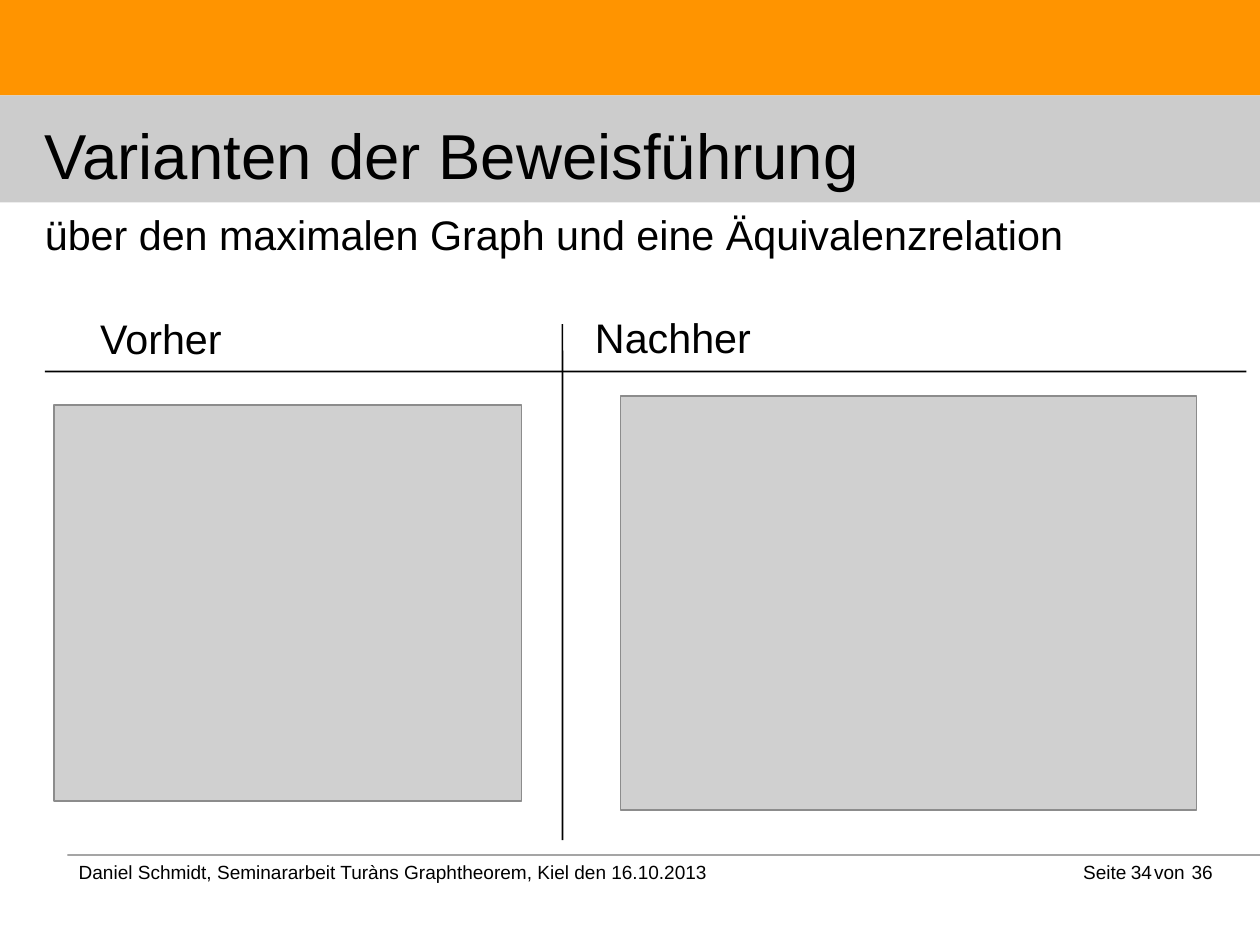
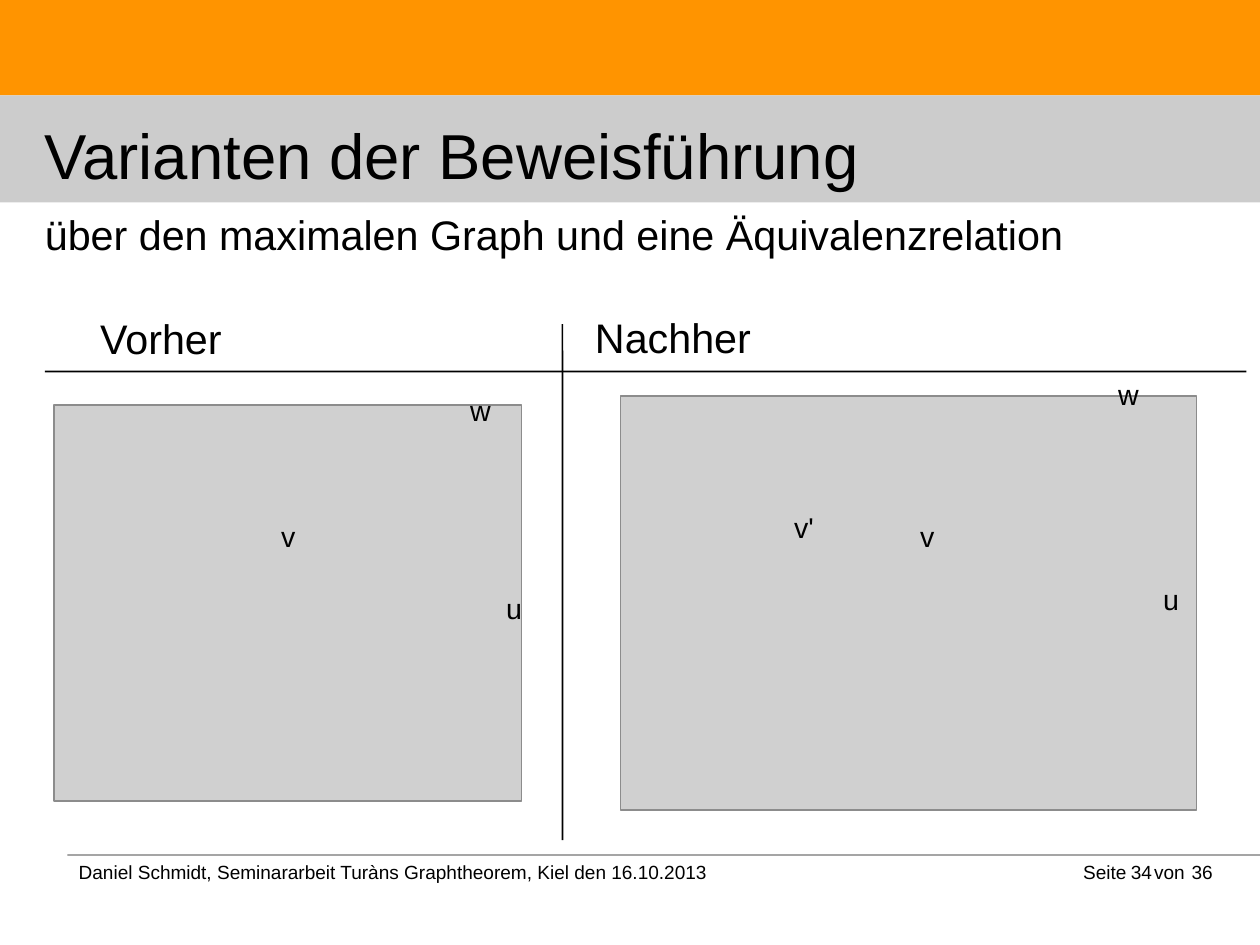
Before and after one commit to DanielMSchmidt/kombinatorik, a slide deck: slide 34 of Kombinatorik.odp. Drawn at 1260x945 pixels with LibreOffice and Linux fonts; fonts in the diff are those of the drawing; grey boxes stand for pictures. Boxes give left, top, right and bottom in pixels: in the first picture for what was removed or moved away, otherwise in the second. Text is boxed around its words. In the diff, an @@ line names an element or a change of style, - is before the commit and + after.

```diff
--- a/Kombinatorik.odp
+++ b/Kombinatorik.odp
@@ text added at (1118,383,1139,405), 18 pt, text #000000 @@
+w
@@ text added at (470,398,491,421), 18 pt, text #000000 @@
+w
@@ text added at (281,532,295,547), 18 pt, text #000000 @@
+v
@@ text added at (794,518,814,538), 18 pt, text #000000 @@
+v'
@@ text added at (920,532,934,547), 18 pt, text #000000 @@
+v
@@ text added at (506,596,522,624), 18 pt, text #000000 @@
+u
@@ text added at (1163,595,1179,611), 18 pt, text #000000 @@
+u
```
Also in this commit, not shown: 13 other slides changed.
